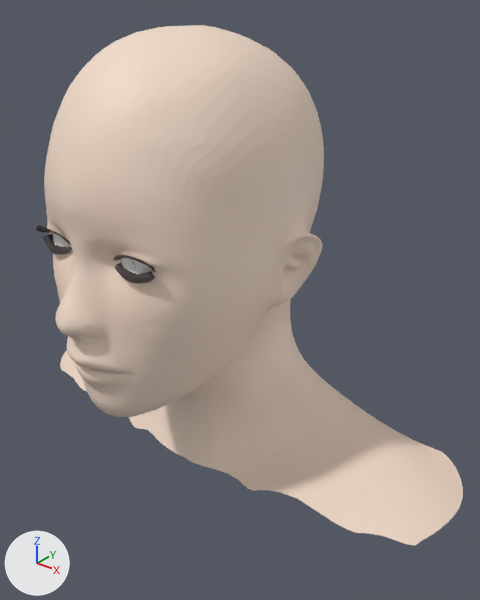
The glTF model frontend/assets/head.glb as it was, and as the next commit left it.
Rendered twice from a 50 mm lens placed at (0.901, -0.962, 0.556), pointed at (0.092, 0.049, -0.071). Every picture has the same lights, and +X, +Y and +Z are marked at lower left. The first picture is the older version.

Before the edit, the objects in view are built like this:
```python
me_geometry_0 = bpy.data.meshes.new('geometry_0')
me_geometry_0.from_pydata(...)  # 18016 vertices, 36028 faces; spans x -0.596..0.596, y -0.347..0.347, z -0.475..0.475
me_geometry_0.materials.append(mat_skin)
me_geometry_1 = bpy.data.meshes.new('geometry_1')
me_geometry_1.from_pydata(...)  # 250 vertices, 368 faces; spans x -0.164..0.163, y -0.274..-0.237, z 0.087..0.139
me_geometry_1.materials.append(mat_eyelashes)  # dark grey #3f3838
me_geometry_2 = bpy.data.meshes.new('geometry_2')
me_geometry_2.from_pydata(...)  # 552 vertices, 1060 faces; spans x -0.145..0.144, y -0.258..-0.163, z 0.069..0.158
me_geometry_2.materials.append(mat_eyes)  # its picture is missing
ob_eyelashes = bpy.data.objects.new('eyelashes', me_geometry_1)
ob_eyelashes.location = (0.0, 0.0, 0.0)
ob_eyes = bpy.data.objects.new('eyes', me_geometry_2)
ob_eyes.location = (0.0, 0.0, 0.0)
ob_skin = bpy.data.objects.new('skin', me_geometry_0)
ob_skin.location = (0.0, 0.0, 0.0)
```
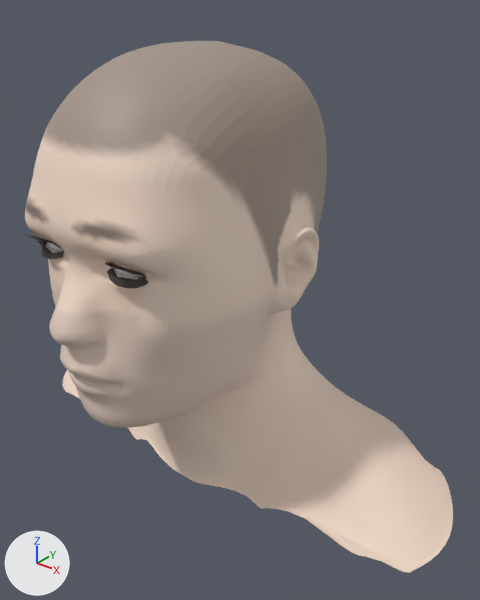
Where the change shows, as pixel boxes [x1, y1, x2, y2] in the pictures (480 x 600 px; the box of a moved part takes in the faces that stretch with it):
'skin', reshaped: before [44, 25, 463, 545]; after [25, 41, 453, 573]
'eyelashes', reshaped (8% shorter): before [36, 225, 157, 284]; after [25, 234, 148, 288]
part 1 of me_geometry_0, moved or reshaped: before [44, 25, 463, 545]; after [25, 41, 453, 573]
part 2 of me_geometry_0, recoloured: before [45, 25, 324, 413]; after [25, 41, 327, 425]
part 3 of me_geometry_1, moved or reshaped: before [113, 255, 157, 284]; after [105, 262, 148, 288]
part 4 of me_geometry_1, moved or reshaped: before [36, 225, 72, 254]; after [25, 234, 64, 259]
part 5 of me_geometry_2, moved or reshaped (mostly hidden afterwards): before [120, 258, 153, 274]; after [113, 268, 145, 278]
part 6 of me_geometry_2, moved or reshaped: before [52, 233, 71, 247]; after [47, 242, 64, 252]

The change in detail:
me_geometry_0 is used by ob_skin; location (0.0, 0.0, 0.0).
me_geometry_0 had 18016 vertices, 36028 faces and spanned x -0.596..0.596, y -0.347..0.347, z -0.475..0.475.
me_geometry_0 now has 18016 vertices, 36028 faces and spans x -0.595..0.594, y -0.36..0.361, z -0.538..0.447.
me_geometry_0 part 1: 17995 of 18016 vertices moved; they spanned x -0.596..0.596, y -0.347..0.347, z -0.475..0.475 and now span x -0.595..0.594, y -0.36..0.361, z -0.538..0.447; mean shift (0.0, -0.009, -0.007); largest move (0.006, -0.045, -0.317) -> (0.009, -0.077, -0.399).
me_geometry_0 part 2: 10736 faces centred in x -0.239..0.239, y -0.347..0.314, z -0.207..0.475 are repainted in the vertex colours; the middle colour goes from beige #f4ddcb to pale yellow #e3cebf.
me_geometry_1 is used by ob_eyelashes; location (0.0, 0.0, 0.0).
me_geometry_1 had 250 vertices, 368 faces and spanned x -0.164..0.163, y -0.274..-0.237, z 0.087..0.139.
me_geometry_1 now has 250 vertices, 368 faces and spans x -0.162..0.162, y -0.31..-0.252, z 0.085..0.129.
me_geometry_1 part 3: 125 of 250 vertices moved; they spanned x 0.059..0.163, y -0.274..-0.237, z 0.087..0.139 and now span x 0.058..0.162, y -0.309..-0.252, z 0.085..0.129; mean shift (-0.001, -0.022, -0.004); largest move (0.123, -0.273, 0.139) -> (0.121, -0.309, 0.129).
me_geometry_1 part 4: 125 of 250 vertices moved; they spanned x -0.164..-0.059, y -0.274..-0.237, z 0.087..0.139 and now span x -0.162..-0.059, y -0.31..-0.254, z 0.085..0.129; mean shift (0.001, -0.022, -0.004); largest move (-0.124, -0.273, 0.139) -> (-0.122, -0.31, 0.129).
me_geometry_2 is used by ob_eyes; location (0.0, 0.0, 0.0).
me_geometry_2 had 552 vertices, 1060 faces and spanned x -0.145..0.144, y -0.258..-0.163, z 0.069..0.158.
me_geometry_2 now has 552 vertices, 1060 faces and spans x -0.142..0.141, y -0.278..-0.181, z 0.075..0.166.
me_geometry_2 part 5: the loose piece of 276 vertices spanning x 0.044..0.144, y -0.258..-0.163, z 0.069..0.158 is turned 1 degrees about the x axis through its middle and scaled by 1.01, then moved by (-0.004, -0.019, 0.006).
me_geometry_2 part 6: the loose piece of 276 vertices spanning x -0.145..-0.045, y -0.258..-0.163, z 0.069..0.158 is scaled about its middle by 1.01, then moved by (0.004, -0.019, 0.006).
